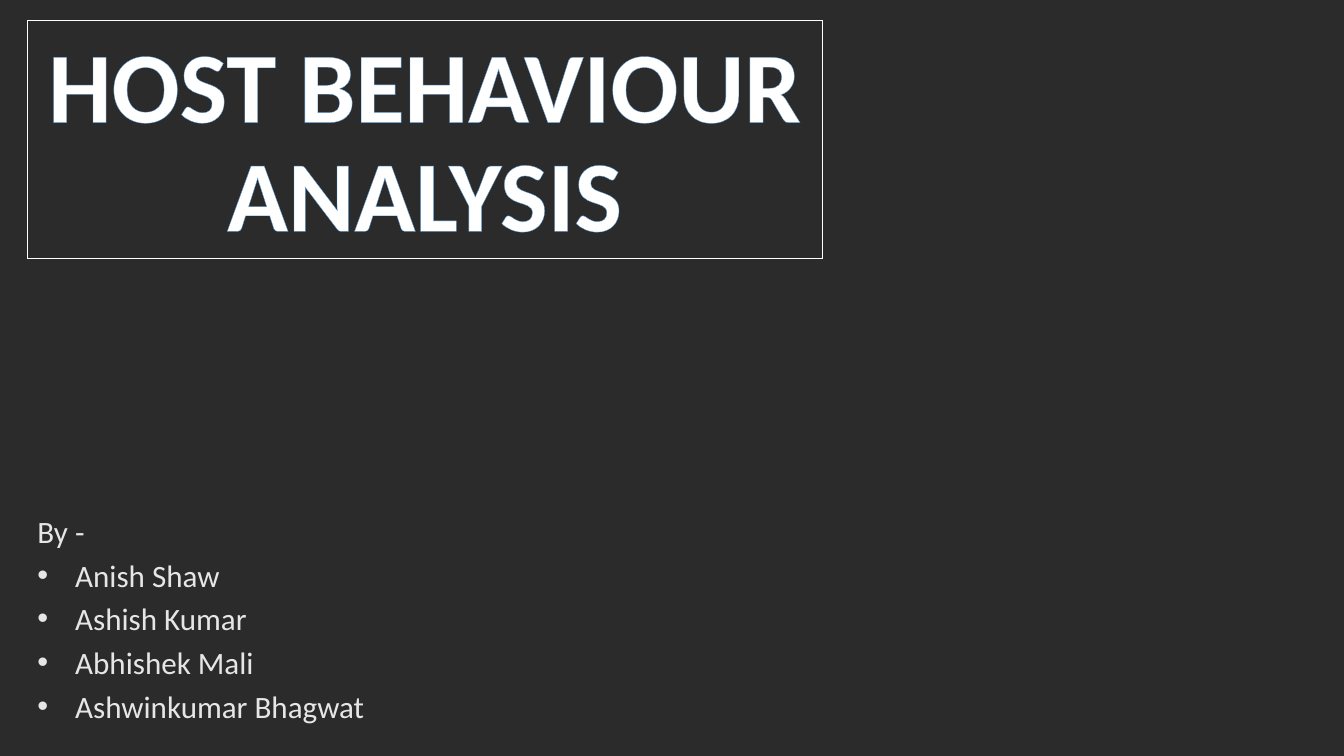
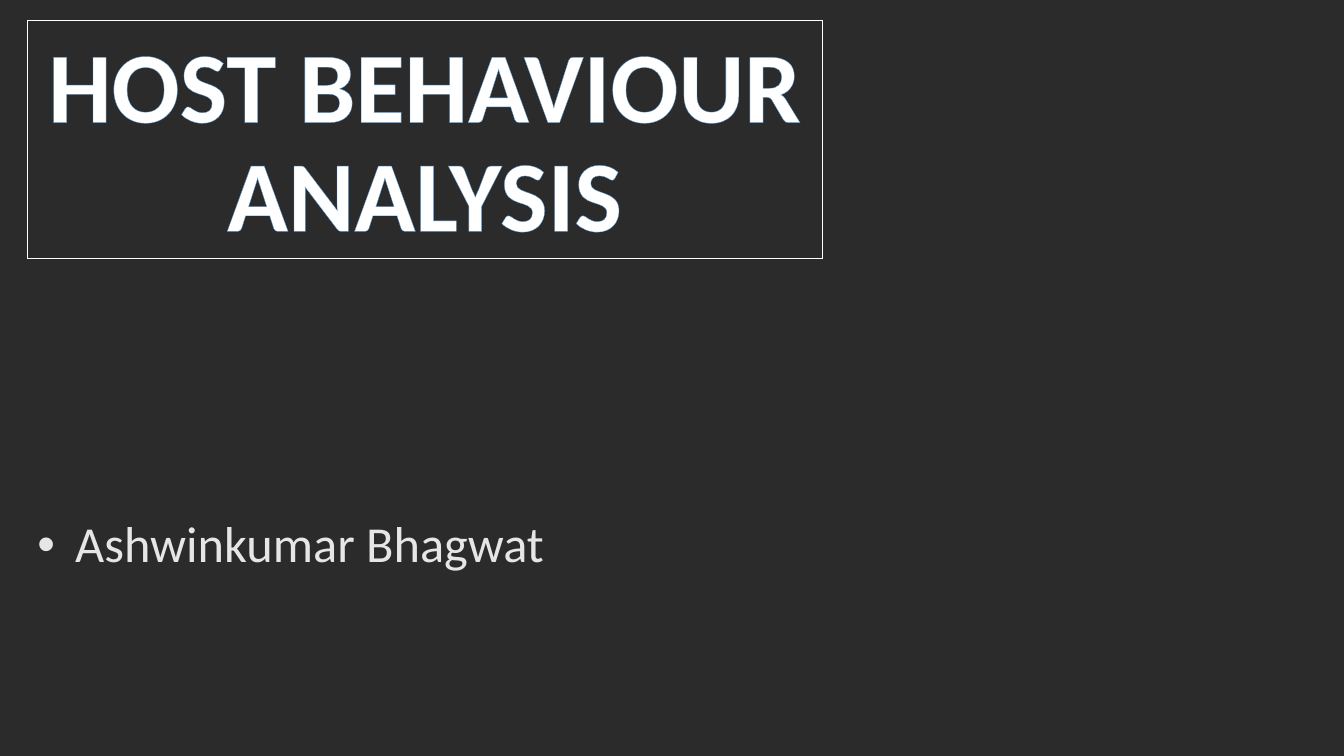
Before and after one commit to AshwinkBhagwat/HOST-BEHAVIOR-ANALYSIS, a slide deck: slide 1 of HOST BEHAVIOUR ANALYSIS.pptx. Drawn at 1344x756 pixels with LibreOffice and Linux fonts; fonts in the diff are those of the drawing; background and template pictures are left out; a plain dark background stands for a picture behind light text. Boxes give left, top, right and bottom in pixels: in the first picture for what was removed or moved away, otherwise in the second. Text is boxed around its words. In the diff, an @@ line names an element or a change of style, - is before the commit and + after.

```diff
--- a/HOST BEHAVIOUR ANALYSIS.pptx
+++ b/HOST BEHAVIOUR ANALYSIS.pptx
@@ subtitle "Ashwinkumar Bhagwat" at box(75, 527, 544, 571): size 22.2 to 36 pt; line spacing 0.8 to 0.9 @@
@@ subtitle at box(37, 523, 254, 674): paragraphs removed @@
-By -
-• Anish Shaw
-• Ashish Kumar
-• Abhishek Mali
```
